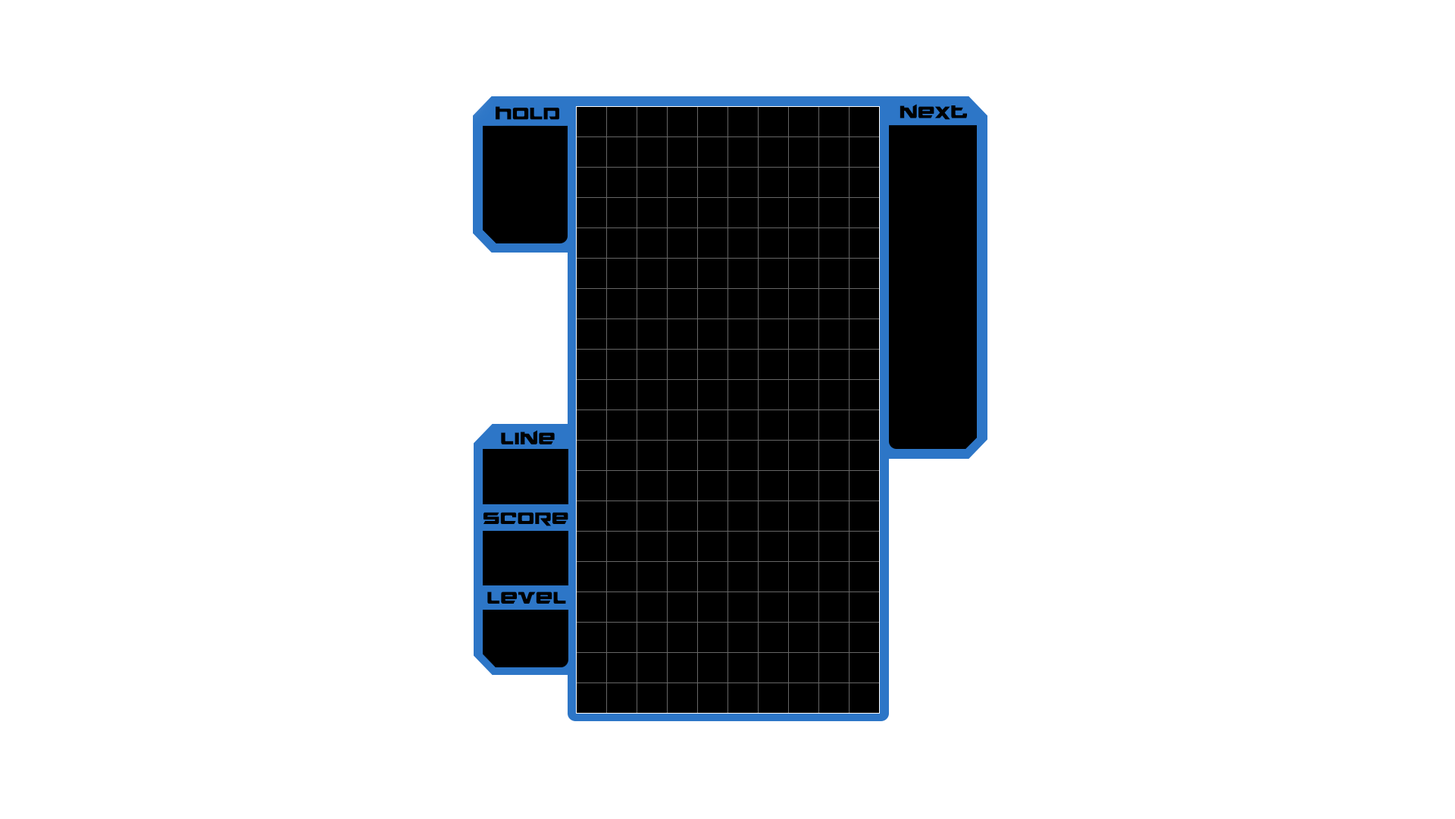
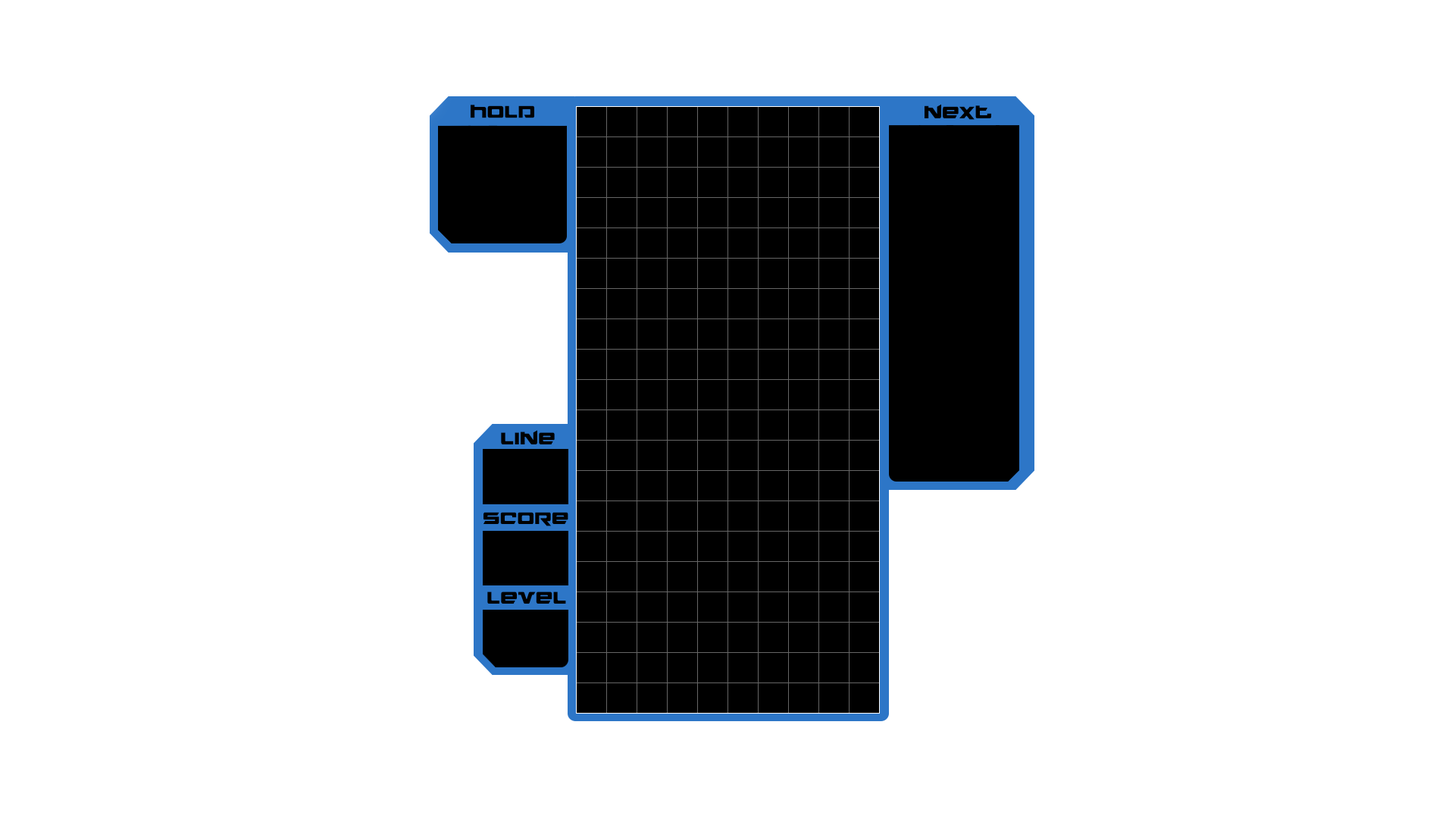
Comparing the layer stacks of the two 1455×819 images. Changes:
painted on "next" over [899, 103, 992, 120]
painted on "hold" (1st of 3) over [470, 104, 560, 120]
painted on "Rounded Rectangle 3" over [889, 125, 1020, 482]
renamed "Rounded Rectangle 2" to "hold", painted on it over [438, 125, 568, 244]
renamed "tmp" to "hold", painted on it over [429, 96, 576, 253]
painted on "tmp copy 3" over [889, 96, 1035, 490]
